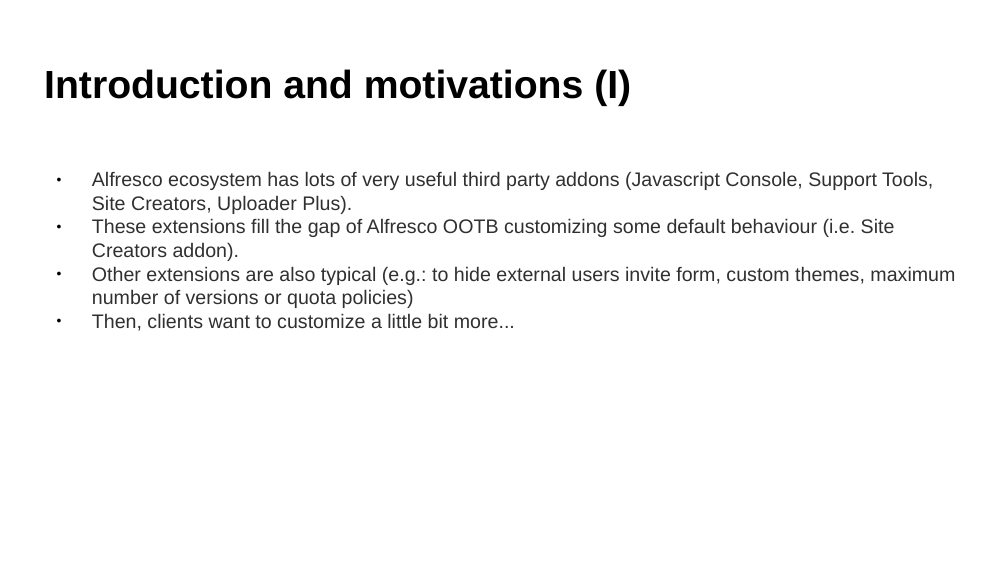
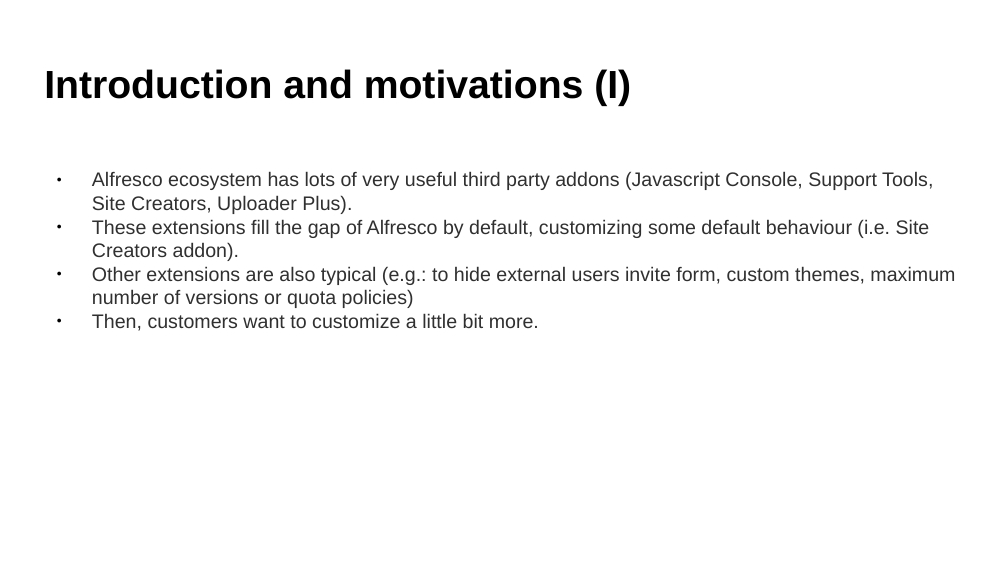
Before and after one commit to OrderOfTheBee/beecon, a slide deck: slide 4 of 2017/assets/files/L08/L08-Javascript API based developments for improving your Alfresco experience [Lightning Talk (5 m)].pptx. Drawn at 1008x567 pixels with LibreOffice and Linux fonts; fonts in the diff are those of the drawing; background and template pictures are left out. Boxes give left, top, right and bottom in pixels: in the first picture for what was removed or moved away, otherwise in the second. Text is boxed around its words. In the diff, an @@ line names an element or a change of style, - is before the commit and + after.

```diff
--- a/2017/assets/files/L08/L08-Javascript API based developments for improving your Alfresco experience [Lightning Talk (5 m)].pptx
+++ b/2017/assets/files/L08/L08-Javascript API based developments for improving your Alfresco experience [Lightning Talk (5 m)].pptx
@@ text at box(92, 219, 930, 261): text changed @@
-● These extensions fill the gap of Alfresco OOTB customizing some default behaviour (i.e. Site Creators addon).
+● These extensions fill the gap of Alfresco by default, customizing some default behaviour (i.e. Site Creators addon).
@@ text at box(92, 313, 539, 331): text changed @@
-● Then, clients want to customize a little bit more...
+● Then, customers want to customize a little bit more.
```
Also in this commit, not shown: 7 other slides changed, 12 other files.
